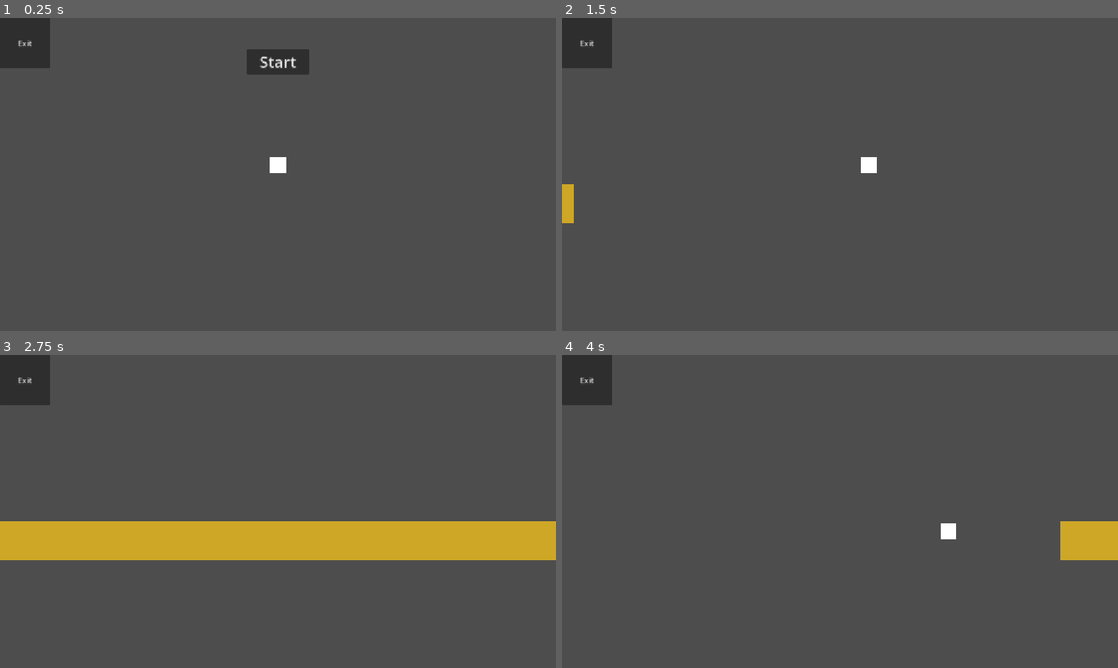
Above: before the commit, frames 1-4 (two rows, left to right).
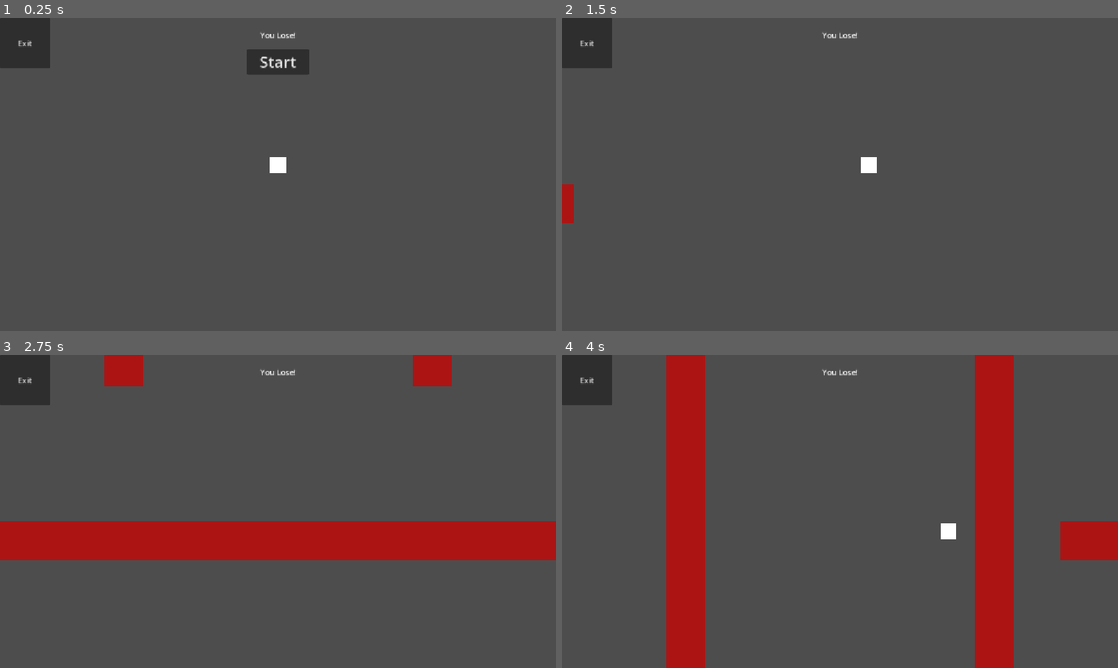
Above: after the commit, the same moments.

Repository: V3AI-Seven/processing-assignments-10
Game: Godot game, scene res://scenes/projects/shapes_dodge.tscn
Two runs of this game, one before a commit and one after it. Both use one fixed random seed, a clock stepped at 60 frames per second and the inputs below. This scene is started directly instead of the project's main scene.
Inputs (mouse positions are in pixels of both pictures, inside the frame that each line leads up to):
- Up to frame 1 (0.25 s): no input
- Up to frame 2 (1.5 s): click "Start" at 0.5 s; tap Enter at 1.25 s; move the mouse to (962, 158) at 1.27 s; hold D from 1.28 s (still down); tap T at 1.35 s
- Up to frame 3 (2.75 s): tap Space at 1.52, 2.27 s; move the mouse to (166, 527) at 2.02 s; release D at 2.03 s; hold S from 2.03 s (still down); tap T at 2.1 s
- Up to frame 4 (4 s): move the mouse to (895, 442) at 2.77 s; release S at 2.78 s; hold D 2.78-3.53 s; tap T at 2.85, 3.6 s; move the mouse to (812, 574) at 3.52 s; hold W from 3.53 s (still down); tap Space at 3.77 s

The runs differ from the first frame. In frame 1, less than 0.1% of the frame differs, in the area x 46-53%, y 4-7%; in frame 2, 0.3%; in frame 3, 14%; in frame 4, 15%, in the area x 18-100%, y 0-100%.

Commit message:
3 animations, may be enough. Started death particles

Diff:
--- a/scenes/projects/shapes_dodge.tscn
+++ b/scenes/projects/shapes_dodge.tscn
@@ -1,8 +1,8 @@
-[gd_scene load_steps=17 format=3 uid="uid://bmp6ekjmslkgy"]
+[gd_scene load_steps=26 format=3 uid="uid://bmp6ekjmslkgy"]
 
 [ext_resource type="Script" uid="uid://e4a1mtqjw2do" path="res://scripts/Shapes/player.gd" id="2_nydrw"]
 [ext_resource type="Script" uid="uid://tsg2m6cty82u" path="res://scripts/Shapes/game_ui.gd" id="4_3ptjk"]
-[ext_resource type="Script" uid="uid://cqchlou66tmey" path="res://scripts/Shapes/sliding_box.gd" id="4_krmav"]
+[ext_resource type="Script" uid="uid://2v7d702jq350" path="res://scripts/Shapes/moving_boxes.gd" id="4_krmav"]
 [ext_resource type="PackedScene" uid="uid://d4mmehk8jrrto" path="res://scenes/templates/exit_button.tscn" id="5_krmav"]
 
 [sub_resource type="QuadMesh" id="QuadMesh_24jta"]
@@ -10,43 +10,30 @@
 [sub_resource type="RectangleShape2D" id="RectangleShape2D_nydrw"]
 size = Vector2(32, 32)
 
+[sub_resource type="Animation" id="Animation_0lici"]
+resource_name = "LoseAnimation"
+
+[sub_resource type="AnimationLibrary" id="AnimationLibrary_o7nvy"]
+_data = {
+&"LoseAnimation": SubResource("Animation_0lici")
+}
+
+[sub_resource type="Gradient" id="Gradient_krmav"]
+offsets = PackedFloat32Array(0)
+colors = PackedColorArray(0, 0, 0, 1)
+
+[sub_resource type="GradientTexture1D" id="GradientTexture1D_a4ec7"]
+gradient = SubResource("Gradient_krmav")
+
 [sub_resource type="QuadMesh" id="QuadMesh_hrw6t"]
 
 [sub_resource type="Gradient" id="Gradient_3ptjk"]
 offsets = PackedFloat32Array(0.22635135)
-colors = PackedColorArray(0.8140625, 0.65582514, 0.15645263, 1)
+colors = PackedColorArray(0.6765625, 0.081398934, 0.081398934, 1)
 
 [sub_resource type="GradientTexture1D" id="GradientTexture1D_krmav"]
 gradient = SubResource("Gradient_3ptjk")
 
-[sub_resource type="Animation" id="Animation_a4ec7"]
-resource_name = "SlidingBox"
-length = 3.0
-tracks/0/type = "value"
-tracks/0/imported = false
-tracks/0/enabled = true
-tracks/0/path = NodePath(".:position")
-tracks/0/interp = 1
-tracks/0/loop_wrap = true
-tracks/0/keys = {
-"times": PackedFloat32Array(0, 0.2, 1, 1.3333334, 2.8, 3),
-"transitions": PackedFloat32Array(1, 1, 1, 1, 1, 1),
-"update": 0,
-"values": [Vector2(-768, 384), Vector2(-640, 384), Vector2(-640, 384), Vector2(576, 384), Vector2(576, 384), Vector2(1920, 384)]
-}
-tracks/1/type = "value"
-tracks/1/imported = false
-tracks/1/enabled = true
-tracks/1/path = NodePath(".:visible")
-tracks/1/interp = 1
-tracks/1/loop_wrap = true
-tracks/1/keys = {
-"times": PackedFloat32Array(0),
-"transitions": PackedFloat32Array(1),
-"update": 1,
-"values": [true]
-}
-
 [sub_resource type="Animation" id="Animation_y0t3g"]
 length = 0.001
 tracks/0/type = "value"
@@ -74,6 +61,34 @@
 "values": [true]
 }
 
+[sub_resource type="Animation" id="Animation_a4ec7"]
+resource_name = "SlidingBox"
+length = 3.0
+tracks/0/type = "value"
+tracks/0/imported = false
+tracks/0/enabled = true
+tracks/0/path = NodePath(".:position")
+tracks/0/interp = 1
+tracks/0/loop_wrap = true
+tracks/0/keys = {
+"times": PackedFloat32Array(0, 0.2, 1, 1.3333334, 2.8, 3),
+"transitions": PackedFloat32Array(1, 1, 1, 1, 1, 1),
+"update": 0,
+"values": [Vector2(-768, 384), Vector2(-640, 384), Vector2(-640, 384), Vector2(576, 384), Vector2(576, 384), Vector2(1920, 384)]
+}
+tracks/1/type = "value"
+tracks/1/imported = false
+tracks/1/enabled = true
+tracks/1/path = NodePath(".:visible")
+tracks/1/interp = 1
+tracks/1/loop_wrap = true
+tracks/1/keys = {
+"times": PackedFloat32Array(0),
+"transitions": PackedFloat32Array(1),
+"update": 1,
+"values": [true]
+}
+
 [sub_resource type="AnimationLibrary" id="AnimationLibrary_5et4b"]
 _data = {
 &"RESET": SubResource("Animation_y0t3g"),
@@ -93,10 +108,10 @@
 tracks/0/interp = 1
 tracks/0/loop_wrap = true
 tracks/0/keys = {
-"times": PackedFloat32Array(0, 0.26666668, 1, 1.3, 2.1333334, 2.3),
-"transitions": PackedFloat32Array(1, 1, 1, 1, 1, 1),
-"update": 0,
-"values": [Vector2(192, -704), Vector2(192, -600), Vector2(192, -600), Vector2(192, 256), Vector2(192, 256), Vector2(192, 1408)]
+"times": PackedFloat32Array(0, 0.3, 1, 1.3, 2.1333334, 2.3),
+"transitions": PackedFloat32Array(1, 1, 1, 1, 1, 1),
+"update": 0,
+"values": [Vector2(256, -704), Vector2(256, -600), Vector2(256, -600), Vector2(256, 256), Vector2(256, 256), Vector2(256, 1408)]
 }
 tracks/1/type = "value"
 tracks/1/imported = false
@@ -117,7 +132,105 @@
 &"SlidingBox": SubResource("Animation_3ptjk")
 }
 
+[sub_resource type="Animation" id="Animation_krmav"]
+resource_name = "SlidingBox"
+length = 3.0
+tracks/0/type = "value"
+tracks/0/imported = false
+tracks/0/enabled = true
+tracks/0/path = NodePath(".:position")
+tracks/0/interp = 1
+tracks/0/loop_wrap = true
+tracks/0/keys = {
+"times": PackedFloat32Array(0, 0.3, 1, 1.3, 2.1333334, 2.3),
+"transitions": PackedFloat32Array(1, 1, 1, 1, 1, 1),
+"update": 0,
+"values": [Vector2(256, -704), Vector2(256, -600), Vector2(256, -600), Vector2(256, 256), Vector2(256, 256), Vector2(256, 1408)]
+}
+tracks/1/type = "value"
+tracks/1/imported = false
+tracks/1/enabled = true
+tracks/1/path = NodePath(".:visible")
+tracks/1/interp = 1
+tracks/1/loop_wrap = true
+tracks/1/keys = {
+"times": PackedFloat32Array(0),
+"transitions": PackedFloat32Array(1),
+"update": 1,
+"values": [true]
+}
+
+[sub_resource type="AnimationLibrary" id="AnimationLibrary_y0t3g"]
+_data = {
+&"SlidingBox": SubResource("Animation_krmav")
+}
+
+[sub_resource type="Animation" id="Animation_5et4b"]
+resource_name = "SlidingBox"
+length = 3.0
+tracks/0/type = "value"
+tracks/0/imported = false
+tracks/0/enabled = true
+tracks/0/path = NodePath(".:position")
+tracks/0/interp = 1
+tracks/0/loop_wrap = true
+tracks/0/keys = {
+"times": PackedFloat32Array(0, 0.3, 1, 1.3, 2.1333334, 2.3),
+"transitions": PackedFloat32Array(1, 1, 1, 1, 1, 1),
+"update": 0,
+"values": [Vector2(896, -704), Vector2(896, -600), Vector2(896, -600), Vector2(896, 256), Vector2(896, 256), Vector2(896, 1408)]
+}
+tracks/1/type = "value"
+tracks/1/imported = false
+tracks/1/enabled = true
+tracks/1/path = NodePath(".:visible")
+tracks/1/interp = 1
+tracks/1/loop_wrap = true
+tracks/1/keys = {
+"times": PackedFloat32Array(0),
+"transitions": PackedFloat32Array(1),
+"update": 1,
+"values": [true]
+}
+
 [sub_resource type="AnimationLibrary" id="AnimationLibrary_a4ec7"]
+_data = {
+&"SlidingBox": SubResource("Animation_5et4b")
+}
+
+[sub_resource type="Animation" id="Animation_1fkto"]
+resource_name = "SlidingBox"
+length = 3.0
+tracks/0/type = "value"
+tracks/0/imported = false
+tracks/0/enabled = true
+tracks/0/path = NodePath(".:position")
+tracks/0/interp = 1
+tracks/0/loop_wrap = true
+tracks/0/keys = {
+"times": PackedFloat32Array(0, 0.3, 1, 1.3, 2.1333334, 2.3),
+"transitions": PackedFloat32Array(1, 1, 1, 1, 1, 1),
+"update": 0,
+"values": [Vector2(256, -704), Vector2(256, -600), Vector2(256, -600), Vector2(256, 256), Vector2(256, 256), Vector2(256, 1408)]
+}
+tracks/1/type = "value"
+tracks/1/imported = false
+tracks/1/enabled = true
+tracks/1/path = NodePath(".:visible")
+tracks/1/interp = 1
+tracks/1/loop_wrap = true
+tracks/1/keys = {
+"times": PackedFloat32Array(0),
+"transitions": PackedFloat32Array(1),
+"update": 1,
+"values": [true]
+}
+
+[sub_resource type="AnimationLibrary" id="AnimationLibrary_0lici"]
+_data = {
+&"RESET": SubResource("Animation_y0t3g"),
+&"SlidingBox": SubResource("Animation_1fkto")
+}
 
 [node name="ShapesDodge" type="Node2D"]
 
@@ -159,87 +272,116 @@
 [node name="ExitButton" parent="GameUI" instance=ExtResource("5_krmav")]
 layout_mode = 0
 
-[node name="SlidingBox" type="AnimatableBody2D" parent="."]
+[node name="LoseAnim" type="Control" parent="GameUI"]
+anchors_preset = 0
+offset_right = 40.0
+offset_bottom = 40.0
+
+[node name="LoseText" type="Label" parent="GameUI/LoseAnim"]
+layout_mode = 0
+offset_left = 456.0
+offset_top = 8.0
+offset_right = 696.0
+offset_bottom = 64.0
+text = "You Lose!"
+horizontal_alignment = 1
+vertical_alignment = 1
+
+[node name="AnimationPlayer" type="AnimationPlayer" parent="GameUI/LoseAnim"]
+libraries = {
+&"": SubResource("AnimationLibrary_o7nvy")
+}
+
+[node name="CPUParticles2D" type="CPUParticles2D" parent="GameUI/LoseAnim"]
+emitting = false
+texture = SubResource("GradientTexture1D_a4ec7")
+one_shot = true
+explosiveness = 0.16
+emission_shape = 1
+emission_sphere_radius = 1.0
+spread = 180.0
+gravity = Vector2(0, 0)
+
+[node name="MovingBoxes" type="Node2D" parent="."]
+script = ExtResource("4_krmav")
+
+[node name="SlidingBox" type="AnimatableBody2D" parent="MovingBoxes"]
 position = Vector2(896, -704)
-script = ExtResource("4_krmav")
-
-[node name="TriggerTimer" type="Timer" parent="SlidingBox"]
+
+[node name="TriggerTimer" type="Timer" parent="MovingBoxes/SlidingBox"]
 wait_time = 0.4
 one_shot = true
 
-[node name="MeshInstance2D" type="MeshInstance2D" parent="SlidingBox"]
+[node name="MeshInstance2D" type="MeshInstance2D" parent="MovingBoxes/SlidingBox"]
 scale = Vector2(1328.0001, 80)
 mesh = SubResource("QuadMesh_hrw6t")
 texture = SubResource("GradientTexture1D_krmav")
 
-[node name="AnimationPlayer" type="AnimationPlayer" parent="SlidingBox"]
+[node name="AnimationPlayer" type="AnimationPlayer" parent="MovingBoxes/SlidingBox"]
 libraries = {
 &"": SubResource("AnimationLibrary_5et4b")
 }
 
-[node name="Area2D" type="Area2D" parent="SlidingBox"]
-
-[node name="CollisionShape2D" type="CollisionShape2D" parent="SlidingBox/Area2D"]
+[node name="Area2D" type="Area2D" parent="MovingBoxes/SlidingBox"]
+
+[node name="CollisionShape2D" type="CollisionShape2D" parent="MovingBoxes/SlidingBox/Area2D"]
 shape = SubResource("RectangleShape2D_1fkto")
 
-[node name="SlidingBox2" type="AnimatableBody2D" parent="."]
+[node name="SlidingBox2" type="AnimatableBody2D" parent="MovingBoxes"]
 position = Vector2(896, -704)
 rotation = 1.5707964
-script = ExtResource("4_krmav")
-
-[node name="TriggerTimer" type="Timer" parent="SlidingBox2"]
-wait_time = 1.4669999999999999
-one_shot = true
-
-[node name="MeshInstance2D" type="MeshInstance2D" parent="SlidingBox2"]
+
+[node name="TriggerTimer" type="Timer" parent="MovingBoxes/SlidingBox2"]
+wait_time = 1.467
+one_shot = true
+
+[node name="MeshInstance2D" type="MeshInstance2D" parent="MovingBoxes/SlidingBox2"]
 scale = Vector2(1328.0001, 80)
 mesh = SubResource("QuadMesh_hrw6t")
 texture = SubResource("GradientTexture1D_krmav")
 
-[node name="AnimationPlayer" type="AnimationPlayer" parent="SlidingBox2"]
+[node name="AnimationPlayer" type="AnimationPlayer" parent="MovingBoxes/SlidingBox2"]
 libraries = {
 &"": SubResource("AnimationLibrary_krmav"),
-&"SlidingBox1": SubResource("AnimationLibrary_a4ec7")
-}
-
-[node name="Area2D" type="Area2D" parent="SlidingBox2"]
-
-[node name="CollisionShape2D" type="CollisionShape2D" parent="SlidingBox2/Area2D"]
+&"SlidingBox2": SubResource("AnimationLibrary_y0t3g"),
+&"SlidingBox3": SubResource("AnimationLibrary_a4ec7")
+}
+
+[node name="Area2D" type="Area2D" parent="MovingBoxes/SlidingBox2"]
+
+[node name="CollisionShape2D" type="CollisionShape2D" parent="MovingBoxes/SlidingBox2/Area2D"]
 shape = SubResource("RectangleShape2D_1fkto")
 
-[node name="SlidingBox3" type="AnimatableBody2D" parent="."]
+[node name="SlidingBox3" type="AnimatableBody2D" parent="MovingBoxes"]
 position = Vector2(896, -704)
 rotation = 1.5707964
-script = ExtResource("4_krmav")
-
-[node name="TriggerTimer" type="Timer" parent="SlidingBox3"]
-wait_time = 1.4669999999999999
-one_shot = true
-
-[node name="MeshInstance2D" type="MeshInstance2D" parent="SlidingBox3"]
+
+[node name="TriggerTimer" type="Timer" parent="MovingBoxes/SlidingBox3"]
+wait_time = 1.777
+one_shot = true
+
+[node name="MeshInstance2D" type="MeshInstance2D" parent="MovingBoxes/SlidingBox3"]
 scale = Vector2(1328.0001, 80)
 mesh = SubResource("QuadMesh_hrw6t")
 texture = SubResource("GradientTexture1D_krmav")
 
-[node name="AnimationPlayer" type="AnimationPlayer" parent="SlidingBox3"]
+[node name="AnimationPlayer" type="AnimationPlayer" parent="MovingBoxes/SlidingBox3"]
 libraries = {
-&"": SubResource("AnimationLibrary_krmav"),
+&"": SubResource("AnimationLibrary_0lici"),
 &"SlidingBox1": SubResource("AnimationLibrary_a4ec7")
 }
 
-[node name="Area2D" type="Area2D" parent="SlidingBox3"]
-
-[node name="CollisionShape2D" type="CollisionShape2D" parent="SlidingBox3/Area2D"]
+[node name="Area2D" type="Area2D" parent="MovingBoxes/SlidingBox3"]
+
+[node name="CollisionShape2D" type="CollisionShape2D" parent="MovingBoxes/SlidingBox3/Area2D"]
 shape = SubResource("RectangleShape2D_1fkto")
 
 [connection signal="pressed" from="GameUI/StartButton" to="GameUI" method="start"]
-[connection signal="pressed" from="GameUI/StartButton" to="SlidingBox" method="start_game"]
-[connection signal="player_hit" from="SlidingBox" to="CharacterBody2D" method="player_hit"]
-[connection signal="timeout" from="SlidingBox/TriggerTimer" to="SlidingBox" method="play_animation"]
-[connection signal="body_entered" from="SlidingBox/Area2D" to="SlidingBox" method="object_hit"]
-[connection signal="player_hit" from="SlidingBox2" to="CharacterBody2D" method="player_hit"]
-[connection signal="timeout" from="SlidingBox2/TriggerTimer" to="SlidingBox2" method="play_animation"]
-[connection signal="body_entered" from="SlidingBox2/Area2D" to="SlidingBox2" method="object_hit"]
-[connection signal="player_hit" from="SlidingBox3" to="CharacterBody2D" method="player_hit"]
-[connection signal="timeout" from="SlidingBox3/TriggerTimer" to="SlidingBox3" method="play_animation"]
-[connection signal="body_entered" from="SlidingBox3/Area2D" to="SlidingBox3" method="object_hit"]
+[connection signal="pressed" from="GameUI/StartButton" to="MovingBoxes" method="start_game"]
+[connection signal="player_hit" from="MovingBoxes" to="CharacterBody2D" method="player_hit"]
+[connection signal="timeout" from="MovingBoxes/SlidingBox/TriggerTimer" to="MovingBoxes" method="sliding_box_1"]
+[connection signal="body_entered" from="MovingBoxes/SlidingBox/Area2D" to="MovingBoxes" method="object_collide"]
+[connection signal="timeout" from="MovingBoxes/SlidingBox2/TriggerTimer" to="MovingBoxes" method="sliding_box_2"]
+[connection signal="body_entered" from="MovingBoxes/SlidingBox2/Area2D" to="MovingBoxes" method="object_collide"]
+[connection signal="timeout" from="MovingBoxes/SlidingBox3/TriggerTimer" to="MovingBoxes" method="sliding_box_3"]
+[connection signal="body_entered" from="MovingBoxes/SlidingBox3/Area2D" to="MovingBoxes" method="object_collide"]
--- /dev/null
+++ b/scripts/Shapes/moving_boxes.gd
@@ -0,0 +1,28 @@
+extends Node2D
+signal player_hit
+
+
+# Called when the node enters the scene tree for the first time.
+func _ready() -> void:
+	pass
+
+func start_game() -> void:
+	$SlidingBox/TriggerTimer.start()
+	$SlidingBox2/TriggerTimer.start()
+	$SlidingBox3/TriggerTimer.start()
+
+func object_collide(object: Node2D) -> void:
+	if object.get_meta("IsPlayer", false):
+		player_hit.emit()
+
+func sliding_box_1() -> void:
+	$SlidingBox/AnimationPlayer.play("SlidingBox")
+func sliding_box_2() -> void:
+	$SlidingBox2/AnimationPlayer.play("SlidingBox2/SlidingBox")
+func sliding_box_3() -> void:
+	$SlidingBox3/AnimationPlayer.play("SlidingBox1/SlidingBox")
+
+
+# Called every frame. 'delta' is the elapsed time since the previous frame.
+func _process(delta: float) -> void:
+	pass
--- a/scripts/Shapes/sliding_box.gd
+++ /dev/null
@@ -1,19 +0,0 @@
-extends AnimatableBody2D
-signal player_hit
-
-
-# Called when the node enters the scene tree for the first time.
-func _ready() -> void:
-	pass # Replace with function body.
-
-func start_game() -> void:
-	$TriggerTimer.start()
-
-
-func object_hit(body: Node2D) -> void:
-	if body.get_meta("IsPlayer", false):
-		player_hit.emit()
-
-func play_animation() -> void:
-	$AnimationPlayer.play("SlidingBox")
-	print("Playing animation")
Not shown, added: scripts/Shapes/moving_boxes.gd.uid
Not shown, removed: scripts/Shapes/sliding_box.gd.uid
